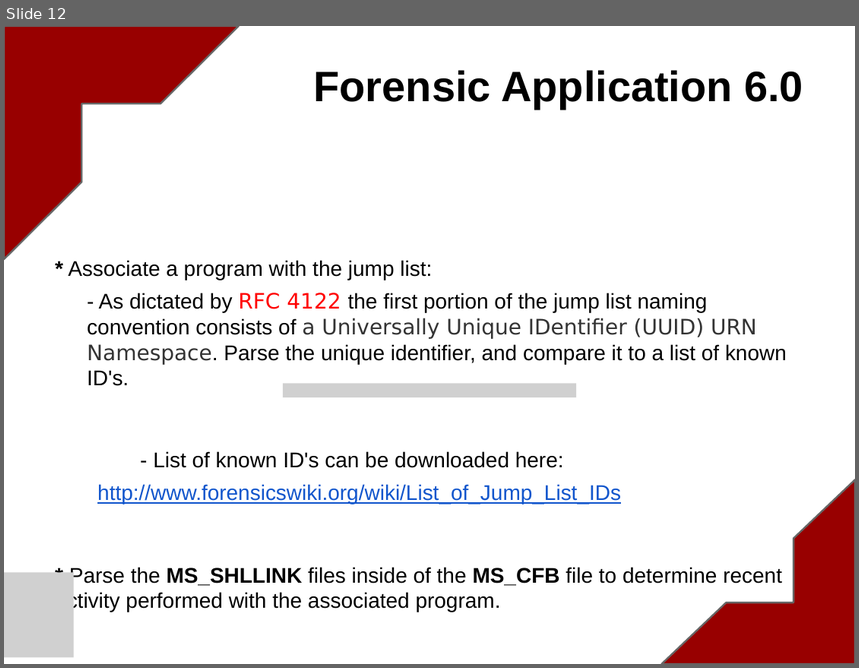
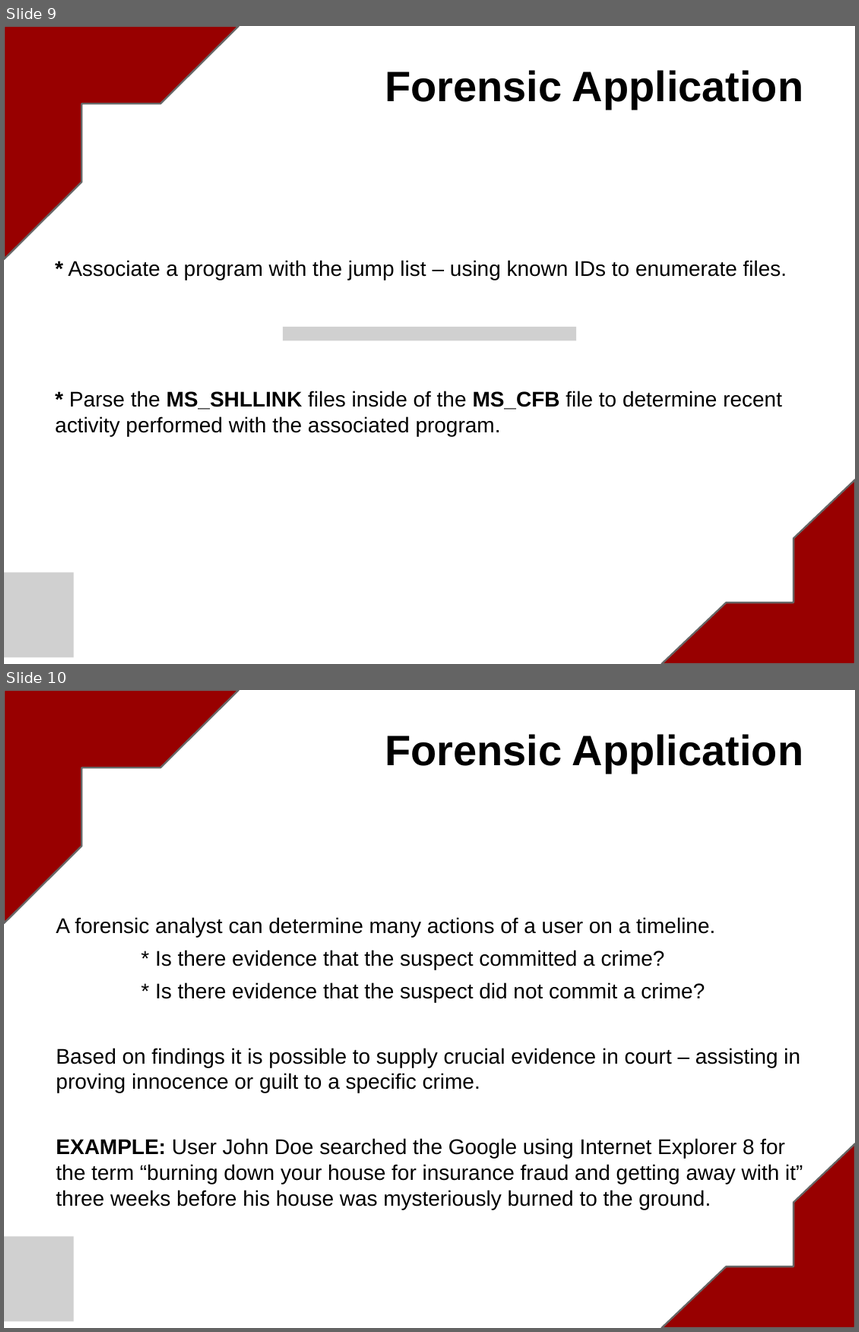
Before and after one commit to blakelyh/Jumplist, a slide deck: doc/project/WindowsJumpLists.pptx. Shown one above the other, each under a label of ours: slide 12 before the commit, slides 9 and 10 after it. The pictures are 859x668 and 859x1332 pixels, drawn with LibreOffice and Linux fonts; fonts in the diff are those of the drawing; grey boxes stand for pictures. Boxes give left, top, right and bottom in pixels: in the first picture for what was removed or moved away, otherwise in the second. Text is boxed around its words. In the diff, an @@ line names an element or a change of style, - is before the commit and + after.

```diff
--- a/doc/project/WindowsJumpLists.pptx
+++ b/doc/project/WindowsJumpLists.pptx
@@ slide 10 added at [4, 690, 855, 1328], background #FFFFFF @@
@@ half frame added at [4, 690, 239, 923], fill #980000, outline #666666 1.5 pt @@
@@ title added at [385, 734, 804, 773], 36 pt, text #000000, bold @@
+Forensic Application
@@ text added at [56, 917, 803, 1210], 18 pt, text #000000 @@
+A forensic analyst can determine many actions of a user on a timeline.
+* Is there evidence that the suspect committed a crime?
+* Is there evidence that the suspect did not commit a crime?
+Based on findings it is possible to supply crucial evidence in court – assisting in proving innocence or guilt to a specific crime.
+EXAMPLE: User John Doe searched the Google using Internet Explorer 8 for the term “burning down your house for insurance fraud and getting away with it” three weeks before his house was mysteriously burned to the ground.
@@ half frame added at [662, 1144, 855, 1328], fill #980000, outline #666666 1.5 pt @@
@@ picture added at [4, 1236, 74, 1322] @@
@@ what was slide 12 is now slide 9 @@
@@ slide 9 changed as well @@
@@ title at [385, 70, 804, 109]: text changed @@
-Forensic Application 6.0
+Forensic Application
@@ text at [68, 260, 788, 281]: text changed @@
-* Associate a program with the jump list:
-- As dictated by RFC 4122 the first portion of the jump list naming convention consists of a Universally Unique IDentifier (UUID) URN Namespace. Parse the unique identifier, and compare it to a list of known ID's.
-- List of known ID's can be downloaded here:
-http://www.forensicswiki.org/wiki/List_of_Jump_List_IDs
+* Associate a program with the jump list – using known IDs to enumerate files.
@@ picture: place and size @@
-picture at [283, 383, 577, 398]
+picture at [283, 326, 577, 341]
```
Also in this commit, not shown: 6 other slides changed, 3 other slides added, 5 slides removed.
